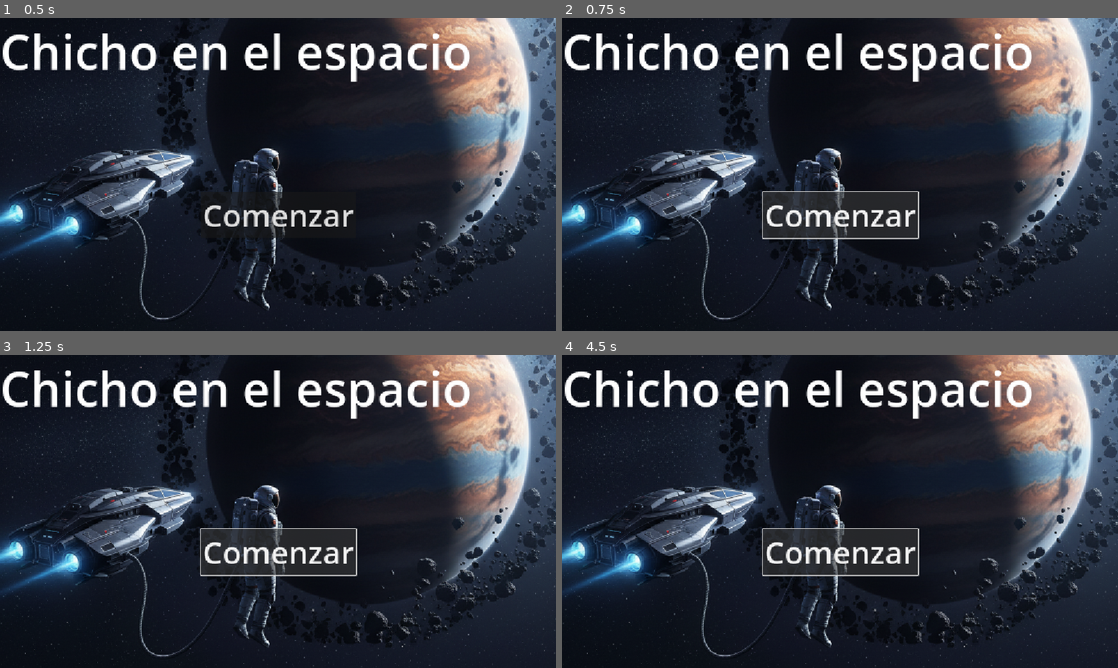
Above: before the commit, frames 1-4 (two rows, left to right).
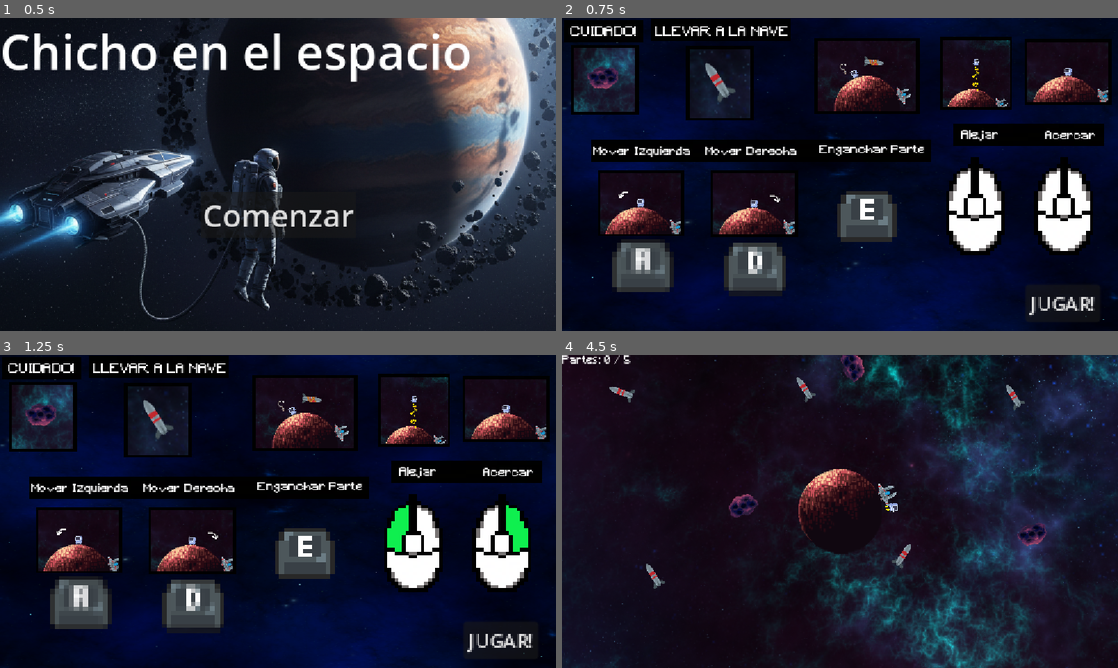
Above: after the commit, the same moments.

Repository: Madonexx/Proyecto-chicho
Game: Godot game, scene res://Escenas/MainMenu.tscn
Same seed, same stepped clock (60 frames per second), same inputs: the game is played once before the commit and once after it.
Inputs (mouse positions are in pixels of both pictures, inside the frame that each line leads up to):
- Up to frame 1 (0.5 s): no input
- Up to frame 2 (0.75 s): click "Comenzar" at 0.5 s
- Up to frame 3 (1.25 s): no input
- Up to frame 4 (4.5 s): click "Comenzar" (after the commit: "JUGAR!") at 1.25 s; move the mouse to (962, 495) at 2.02 s; hold D (derecha) 2.03-2.78 s; hold Right mouse button (acercar) 2.03-2.78 s; click (962, 495) at 2.3 s; move the mouse to (728, 527) at 2.77 s; hold A (izquierda) 2.78-3.53 s; click (728, 527) at 2.85 s; right-click (728, 527) at 3.05 s; move the mouse to (895, 442) at 3.52 s; hold D (derecha) 3.53-4.28 s; hold Right mouse button (acercar) 3.53-4.28 s; click (895, 442) at 3.8 s; move the mouse to (812, 574) at 4.27 s; hold W (arriba) from 4.28 s (still down); click (812, 574) at 4.35 s

Frame 1 is identical in both runs. In frame 2, 61% of the frame differs, in the area x 0-100%, y 0-100%; in frame 3, 61%; in frame 4, 43%.

Commit message:
agrege pantalla de controles y algún cambio visual

Diff:
--- /dev/null
+++ b/Escenas/controles.tscn
@@ -0,0 +1,304 @@
+[gd_scene load_steps=20 format=3 uid="uid://cqk23dhwfdsp5"]
+
+[ext_resource type="Texture2D" uid="uid://cvaacihcjwvp4" path="res://Assets/Fondos/Blue Nebula/Blue_Nebula_04-512x512.png" id="1_2gckq"]
+[ext_resource type="Script" uid="uid://dg72ukhcrhvmk" path="res://Scripts/controles.gd" id="1_43ocl"]
+[ext_resource type="Texture2D" uid="uid://bel0aitpy10re" path="res://Assets/UI/mouse 1.png" id="2_i3ln2"]
+[ext_resource type="Texture2D" uid="uid://dn507c8035lgc" path="res://Assets/UI/mouse derecha.png" id="3_35xyp"]
+[ext_resource type="Texture2D" uid="uid://c8gb6g6dbrfma" path="res://Assets/UI/mouse izquierda.png" id="4_87pfy"]
+[ext_resource type="Texture2D" uid="uid://demnxfr2w5xv4" path="res://Assets/UI/letra a blanca.png" id="5_aurty"]
+[ext_resource type="Texture2D" uid="uid://brpuvwk20p2ac" path="res://Assets/UI/LETRA D.png" id="6_qrsp5"]
+[ext_resource type="Texture2D" uid="uid://b5eyamwnc8ayf" path="res://Assets/UI/letra E blanca.png" id="7_nln3x"]
+[ext_resource type="FontFile" uid="uid://dnh1mfrwh5jr4" path="res://Assets/UI/Minecraft.ttf" id="9_2oa50"]
+[ext_resource type="Texture2D" uid="uid://dq6ml5bt7ni8m" path="res://Assets/UI/Captura de pantalla 2025-11-11 184228.png" id="10_j6w3y"]
+[ext_resource type="Texture2D" uid="uid://d30yxd0nmy4df" path="res://Assets/UI/agarrarimagen.png" id="11_enwxh"]
+[ext_resource type="Texture2D" uid="uid://dmy3eiuvv08d" path="res://Assets/UI/asteroides.png" id="12_sokvl"]
+[ext_resource type="Texture2D" uid="uid://duvijdsu1ue3s" path="res://Assets/UI/Cohetes.png" id="13_wglsn"]
+[ext_resource type="Texture2D" uid="uid://dsbcl6nf48odq" path="res://Assets/UI/acercar.png" id="14_j6w3y"]
+[ext_resource type="Texture2D" uid="uid://e836cexgenbn" path="res://Assets/UI/fondo negro.png" id="15_enwxh"]
+[ext_resource type="Texture2D" uid="uid://c4w12jngky8lc" path="res://Assets/UI/flecha.png" id="16_sokvl"]
+
+[sub_resource type="SpriteFrames" id="SpriteFrames_bjn0m"]
+animations = [{
+"frames": [{
+"duration": 1.0,
+"texture": ExtResource("2_i3ln2")
+}, {
+"duration": 1.0,
+"texture": ExtResource("2_i3ln2")
+}, {
+"duration": 1.0,
+"texture": ExtResource("3_35xyp")
+}],
+"loop": true,
+"name": &"mousederecha",
+"speed": 3.0
+}, {
+"frames": [{
+"duration": 1.0,
+"texture": ExtResource("2_i3ln2")
+}, {
+"duration": 1.0,
+"texture": ExtResource("2_i3ln2")
+}, {
+"duration": 1.0,
+"texture": ExtResource("4_87pfy")
+}],
+"loop": true,
+"name": &"mouseizquierda",
+"speed": 3.0
+}]
+
+[sub_resource type="LabelSettings" id="LabelSettings_srqrc"]
+font = ExtResource("9_2oa50")
+font_size = 19
+
+[sub_resource type="LabelSettings" id="LabelSettings_l3qgu"]
+font = ExtResource("9_2oa50")
+font_size = 29
+
+[node name="Controles" type="Control"]
+layout_mode = 3
+anchors_preset = 15
+anchor_right = 1.0
+anchor_bottom = 1.0
+grow_horizontal = 2
+grow_vertical = 2
+script = ExtResource("1_43ocl")
+
+[node name="BlueNebula04512x512" type="Sprite2D" parent="."]
+z_index = -2
+position = Vector2(572, 324)
+scale = Vector2(2.296875, 1.296875)
+texture = ExtResource("1_2gckq")
+
+[node name="mousederecha" type="AnimatedSprite2D" parent="."]
+texture_filter = 1
+position = Vector2(1040, 400.00003)
+scale = Vector2(7.6264014, 6.950036)
+sprite_frames = SubResource("SpriteFrames_bjn0m")
+animation = &"mousederecha"
+
+[node name="mouseizquierda" type="AnimatedSprite2D" parent="."]
+texture_filter = 1
+position = Vector2(856.0224, 400.00003)
+scale = Vector2(7.6264014, 6.950036)
+sprite_frames = SubResource("SpriteFrames_bjn0m")
+animation = &"mousederecha"
+
+[node name="A" type="Sprite2D" parent="."]
+texture_filter = 1
+position = Vector2(168, 512)
+scale = Vector2(9.992883, 9.106642)
+texture = ExtResource("5_aurty")
+
+[node name="D" type="Sprite2D" parent="."]
+texture_filter = 1
+position = Vector2(400, 520)
+scale = Vector2(9.992883, 9.106642)
+texture = ExtResource("6_qrsp5")
+
+[node name="E" type="Sprite2D" parent="."]
+texture_filter = 1
+position = Vector2(631.66, 410.40057)
+scale = Vector2(9.590862, 8.740275)
+texture = ExtResource("7_nln3x")
+
+[node name="Button" type="Button" parent="."]
+texture_filter = 1
+layout_mode = 0
+offset_left = 960.0
+offset_top = 552.0
+offset_right = 1022.0
+offset_bottom = 583.0
+scale = Vector2(2.5049021, 2.5049021)
+text = "JUGAR!"
+
+[node name="derecha" type="Label" parent="."]
+texture_filter = 1
+layout_mode = 0
+offset_left = 296.0
+offset_top = 264.0
+offset_right = 437.0
+offset_bottom = 287.0
+scale = Vector2(1.3599988, 1.3599988)
+text = "Mover Derecha"
+label_settings = SubResource("LabelSettings_srqrc")
+
+[node name="izquierda" type="Label" parent="."]
+texture_filter = 1
+layout_mode = 0
+offset_left = 64.0
+offset_top = 264.0
+offset_right = 212.0
+offset_bottom = 287.0
+scale = Vector2(1.3599988, 1.3599988)
+text = "Mover Izquierda"
+label_settings = SubResource("LabelSettings_srqrc")
+
+[node name="agarrar" type="Label" parent="."]
+texture_filter = 1
+layout_mode = 0
+offset_left = 533.0
+offset_top = 260.0
+offset_right = 694.0
+offset_bottom = 283.0
+scale = Vector2(1.3599988, 1.3599988)
+text = "Enganchar Parte"
+label_settings = SubResource("LabelSettings_srqrc")
+
+[node name="acercar" type="Label" parent="."]
+texture_filter = 1
+layout_mode = 0
+offset_left = 999.99994
+offset_top = 230.99998
+offset_right = 1077.0
+offset_bottom = 253.99998
+scale = Vector2(1.3599988, 1.3599988)
+text = "Acercar"
+label_settings = SubResource("LabelSettings_srqrc")
+
+[node name="alejar" type="Label" parent="."]
+texture_filter = 1
+layout_mode = 0
+offset_left = 826.99994
+offset_top = 229.99998
+offset_right = 883.99994
+offset_bottom = 252.99998
+scale = Vector2(1.3599988, 1.3599988)
+text = "Alejar"
+label_settings = SubResource("LabelSettings_srqrc")
+
+[node name="CapturaDePantalla20251111184228" type="Sprite2D" parent="."]
+position = Vector2(858.75, 114.73479)
+scale = Vector2(0.40028885, 0.40028888)
+texture = ExtResource("10_j6w3y")
+
+[node name="Agarrarimagen" type="Sprite2D" parent="."]
+position = Vector2(632, 120)
+scale = Vector2(0.50000006, 0.5)
+texture = ExtResource("11_enwxh")
+
+[node name="CUIDADO" type="Label" parent="."]
+texture_filter = 1
+layout_mode = 0
+offset_left = 16.0
+offset_top = 16.0
+offset_right = 94.0
+offset_bottom = 39.0
+text = "CUIDADO!"
+label_settings = SubResource("LabelSettings_l3qgu")
+
+[node name="TRAE Y LLEVA A LA NAVE" type="Label" parent="."]
+texture_filter = 1
+layout_mode = 0
+offset_left = 192.0
+offset_top = 16.0
+offset_right = 469.0
+offset_bottom = 46.0
+text = "LLEVAR A LA NAVE"
+label_settings = SubResource("LabelSettings_l3qgu")
+
+[node name="Asteroides" type="Sprite2D" parent="."]
+position = Vector2(88, 128)
+scale = Vector2(0.6666667, 0.6666667)
+texture = ExtResource("12_sokvl")
+
+[node name="Cohetes" type="Sprite2D" parent="."]
+position = Vector2(328, 136)
+texture = ExtResource("13_wglsn")
+
+[node name="Acercar" type="Sprite2D" parent="."]
+position = Vector2(1048, 112)
+scale = Vector2(0.5300634, 0.5300634)
+texture = ExtResource("14_j6w3y")
+
+[node name="FondoNegro" type="Sprite2D" parent="."]
+z_index = -1
+position = Vector2(86.45816, 26.871033)
+scale = Vector2(16.308369, 8.851586)
+texture = ExtResource("15_enwxh")
+
+[node name="FondoNegro2" type="Sprite2D" parent="."]
+z_index = -1
+position = Vector2(328.72906, 25)
+scale = Vector2(29.054184, 8.851586)
+texture = ExtResource("15_enwxh")
+
+[node name="FondoNegro3" type="Sprite2D" parent="."]
+z_index = -1
+position = Vector2(411.8645, 275)
+scale = Vector2(70.427086, 8.851586)
+texture = ExtResource("15_enwxh")
+
+[node name="FondoNegro4" type="Sprite2D" parent="."]
+z_index = -1
+position = Vector2(966.5, 241.99997)
+scale = Vector2(31.300007, 8.851586)
+texture = ExtResource("15_enwxh")
+
+[node name="FondoNegro5" type="Sprite2D" parent="."]
+z_index = -1
+position = Vector2(89.249985, 128.43552)
+scale = Vector2(14.150004, 28.625793)
+texture = ExtResource("15_enwxh")
+
+[node name="FondoNegro6" type="Sprite2D" parent="."]
+z_index = -1
+position = Vector2(328, 135.28224)
+scale = Vector2(14.150004, 30.512894)
+texture = ExtResource("15_enwxh")
+
+[node name="FondoNegro7" type="Sprite2D" parent="."]
+z_index = -1
+position = Vector2(632, 120.50001)
+scale = Vector2(21.800003, 31.399998)
+texture = ExtResource("15_enwxh")
+
+[node name="FondoNegro8" type="Sprite2D" parent="."]
+z_index = -1
+position = Vector2(858.5, 114.60889)
+scale = Vector2(14.9000025, 30.156452)
+texture = ExtResource("15_enwxh")
+
+[node name="FondoNegro9" type="Sprite2D" parent="."]
+z_index = -1
+position = Vector2(1049.25, 111.304436)
+scale = Vector2(17.949993, 27.478226)
+texture = ExtResource("15_enwxh")
+
+[node name="Acercar2" type="Sprite2D" parent="."]
+position = Vector2(162.5, 383.3911)
+scale = Vector2(0.5300634, 0.5300634)
+texture = ExtResource("14_j6w3y")
+
+[node name="FondoNegro10" type="Sprite2D" parent="."]
+z_index = -1
+position = Vector2(163.75, 382.6956)
+scale = Vector2(17.949993, 27.478226)
+texture = ExtResource("15_enwxh")
+
+[node name="Acercar3" type="Sprite2D" parent="."]
+position = Vector2(397.49997, 384.39108)
+scale = Vector2(0.5300634, 0.5300634)
+texture = ExtResource("14_j6w3y")
+
+[node name="FondoNegro11" type="Sprite2D" parent="."]
+z_index = -1
+position = Vector2(398.74997, 383.69556)
+scale = Vector2(17.949993, 27.478226)
+texture = ExtResource("15_enwxh")
+
+[node name="Flecha" type="Sprite2D" parent="."]
+texture_filter = 1
+position = Vector2(128, 368)
+scale = Vector2(1.4919405, 1.4919405)
+texture = ExtResource("16_sokvl")
+
+[node name="Flecha2" type="Sprite2D" parent="."]
+texture_filter = 1
+position = Vector2(440, 376)
+scale = Vector2(1.5599952, 1.5599952)
+texture = ExtResource("16_sokvl")
+flip_h = true
+
+[connection signal="button_down" from="Button" to="." method="_on_button_button_down"]
--- a/Escenas/main.tscn
+++ b/Escenas/main.tscn
@@ -1,7 +1,8 @@
-[gd_scene load_steps=13 format=3 uid="uid://x5mprtvvadc8"]
+[gd_scene load_steps=15 format=3 uid="uid://x5mprtvvadc8"]
 
 [ext_resource type="Script" uid="uid://h5vogf18o6do" path="res://Scripts/main.gd" id="1_0kh0y"]
 [ext_resource type="Texture2D" uid="uid://c5lgx8db37pg" path="res://Assets/Sprites/Planetas/parallax-space-big-planet.png" id="1_vt1rs"]
+[ext_resource type="FontFile" uid="uid://dnh1mfrwh5jr4" path="res://Assets/UI/Minecraft.ttf" id="3_l8mww"]
 [ext_resource type="PackedScene" uid="uid://bawlu8u7j70d7" path="res://Escenas/player.tscn" id="4_7xwpo"]
 [ext_resource type="PackedScene" uid="uid://ci1a5vvdhc0co" path="res://Escenas/Asteroid.tscn" id="5_2ia52"]
 [ext_resource type="Texture2D" uid="uid://cc04xwhp476co" path="res://Assets/Fondos/Blue Nebula/Blue_Nebula_02-1024x1024.png" id="6_crgrh"]
@@ -13,6 +14,10 @@
 
 [sub_resource type="CircleShape2D" id="CircleShape2D_7xwpo"]
 radius = 44.0114
+
+[sub_resource type="LabelSettings" id="LabelSettings_b1m0k"]
+font = ExtResource("3_l8mww")
+font_size = 23
 
 [sub_resource type="RectangleShape2D" id="RectangleShape2D_n3qho"]
 size = Vector2(63.25, 588)
@@ -46,6 +51,7 @@
 [node name="PartsLabel" type="Label" parent="UI"]
 offset_right = 40.0
 offset_bottom = 23.0
+label_settings = SubResource("LabelSettings_b1m0k")
 metadata/_edit_use_anchors_ = true
 
 [node name="Camera2D" type="Camera2D" parent="."]
--- /dev/null
+++ b/Scripts/controles.gd
@@ -0,0 +1,13 @@
+extends Control
+
+@onready var mousederecha: AnimatedSprite2D = $mousederecha
+@onready var mouseizquierda: AnimatedSprite2D = $mouseizquierda
+
+
+func _ready() -> void:
+	mousederecha.play("mousederecha")
+	mouseizquierda.play("mouseizquierda")
+
+
+func _on_button_button_down() -> void:
+	SceneManager.cambiar_escena("res://Escenas/main.tscn")
--- a/Scripts/main.gd
+++ b/Scripts/main.gd
@@ -21,7 +21,6 @@
 	parts_label.text = "Partes: %d / %d" % [parts_collected, total_parts_to_win]
 
 
-
 func deliver_part():
 	parts_collected += 1
 	update_ui()
--- a/Scripts/main_menu.gd
+++ b/Scripts/main_menu.gd
@@ -12,4 +12,4 @@
 
 
 func _on_button_pressed() -> void:
-	SceneManager.cambiar_escena("")
+	SceneManager.cambiar_escena("res://Escenas/controles.tscn")
--- a/controles.tscn
+++ /dev/null
@@ -1,78 +0,0 @@
-[gd_scene load_steps=9 format=3 uid="uid://cqk23dhwfdsp5"]
-
-[ext_resource type="Texture2D" uid="uid://cvaacihcjwvp4" path="res://Assets/Fondos/Blue Nebula/Blue_Nebula_04-512x512.png" id="1_2gckq"]
-[ext_resource type="Texture2D" uid="uid://bel0aitpy10re" path="res://Assets/UI/mouse 1.png" id="2_i3ln2"]
-[ext_resource type="Texture2D" uid="uid://dn507c8035lgc" path="res://Assets/UI/mouse derecha.png" id="3_35xyp"]
-[ext_resource type="Texture2D" uid="uid://c8gb6g6dbrfma" path="res://Assets/UI/mouse izquierda.png" id="4_87pfy"]
-[ext_resource type="Texture2D" uid="uid://demnxfr2w5xv4" path="res://Assets/UI/letra a blanca.png" id="5_aurty"]
-[ext_resource type="Texture2D" uid="uid://brpuvwk20p2ac" path="res://Assets/UI/LETRA D.png" id="6_qrsp5"]
-[ext_resource type="Texture2D" uid="uid://b5eyamwnc8ayf" path="res://Assets/UI/letra E blanca.png" id="7_nln3x"]
-
-[sub_resource type="SpriteFrames" id="SpriteFrames_bjn0m"]
-animations = [{
-"frames": [{
-"duration": 1.0,
-"texture": ExtResource("2_i3ln2")
-}, {
-"duration": 1.0,
-"texture": ExtResource("2_i3ln2")
-}, {
-"duration": 1.0,
-"texture": ExtResource("3_35xyp")
-}],
-"loop": true,
-"name": &"mousederecha",
-"speed": 3.0
-}, {
-"frames": [{
-"duration": 1.0,
-"texture": ExtResource("2_i3ln2")
-}, {
-"duration": 1.0,
-"texture": ExtResource("2_i3ln2")
-}, {
-"duration": 1.0,
-"texture": ExtResource("4_87pfy")
-}],
-"loop": true,
-"name": &"mouseizquierda",
-"speed": 3.0
-}]
-
-[node name="Controles" type="Control"]
-layout_mode = 3
-anchors_preset = 15
-anchor_right = 1.0
-anchor_bottom = 1.0
-grow_horizontal = 2
-grow_vertical = 2
-
-[node name="BlueNebula04512x512" type="Sprite2D" parent="."]
-position = Vector2(572, 324)
-scale = Vector2(2.296875, 1.296875)
-texture = ExtResource("1_2gckq")
-
-[node name="mousederecha" type="AnimatedSprite2D" parent="."]
-texture_filter = 1
-position = Vector2(935.66003, 410.40057)
-scale = Vector2(8.943183, 8.150036)
-sprite_frames = SubResource("SpriteFrames_bjn0m")
-animation = &"mousederecha"
-
-[node name="A" type="Sprite2D" parent="."]
-texture_filter = 1
-position = Vector2(160.95374, 413.13736)
-scale = Vector2(9.992883, 9.106642)
-texture = ExtResource("5_aurty")
-
-[node name="D" type="Sprite2D" parent="."]
-texture_filter = 1
-position = Vector2(383.66, 410.40057)
-scale = Vector2(9.992883, 9.106642)
-texture = ExtResource("6_qrsp5")
-
-[node name="E" type="Sprite2D" parent="."]
-texture_filter = 1
-position = Vector2(631.66, 410.40057)
-scale = Vector2(9.590862, 8.740275)
-texture = ExtResource("7_nln3x")
Binary file added: Assets/UI/Captura de pantalla 2025-11-11 184228.png
Not shown, added: Assets/UI/Captura de pantalla 2025-11-11 184228.png.import
Binary file added: Assets/UI/Cohetes.png
Not shown, added: Assets/UI/Cohetes.png.import
Binary file added: Assets/UI/Minecraft.ttf
Not shown, added: Assets/UI/Minecraft.ttf.import
Binary file added: Assets/UI/acercar.png
Not shown, added: Assets/UI/acercar.png.import
Binary file added: Assets/UI/agarrarimagen.png
Not shown, added: Assets/UI/agarrarimagen.png.import
Binary file added: Assets/UI/asteroides.png
Not shown, added: Assets/UI/asteroides.png.import
(and 7 more such lines)
